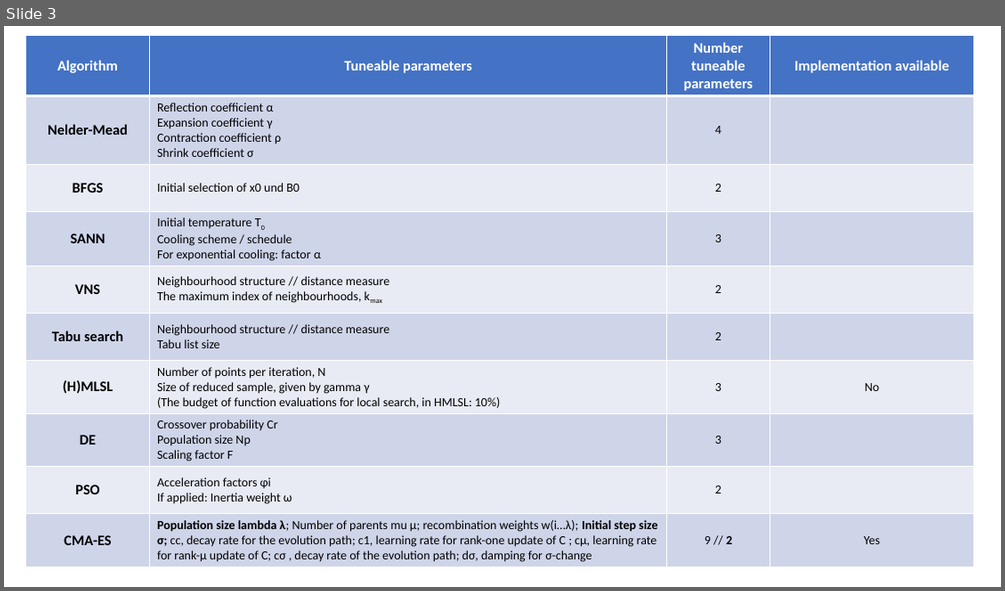
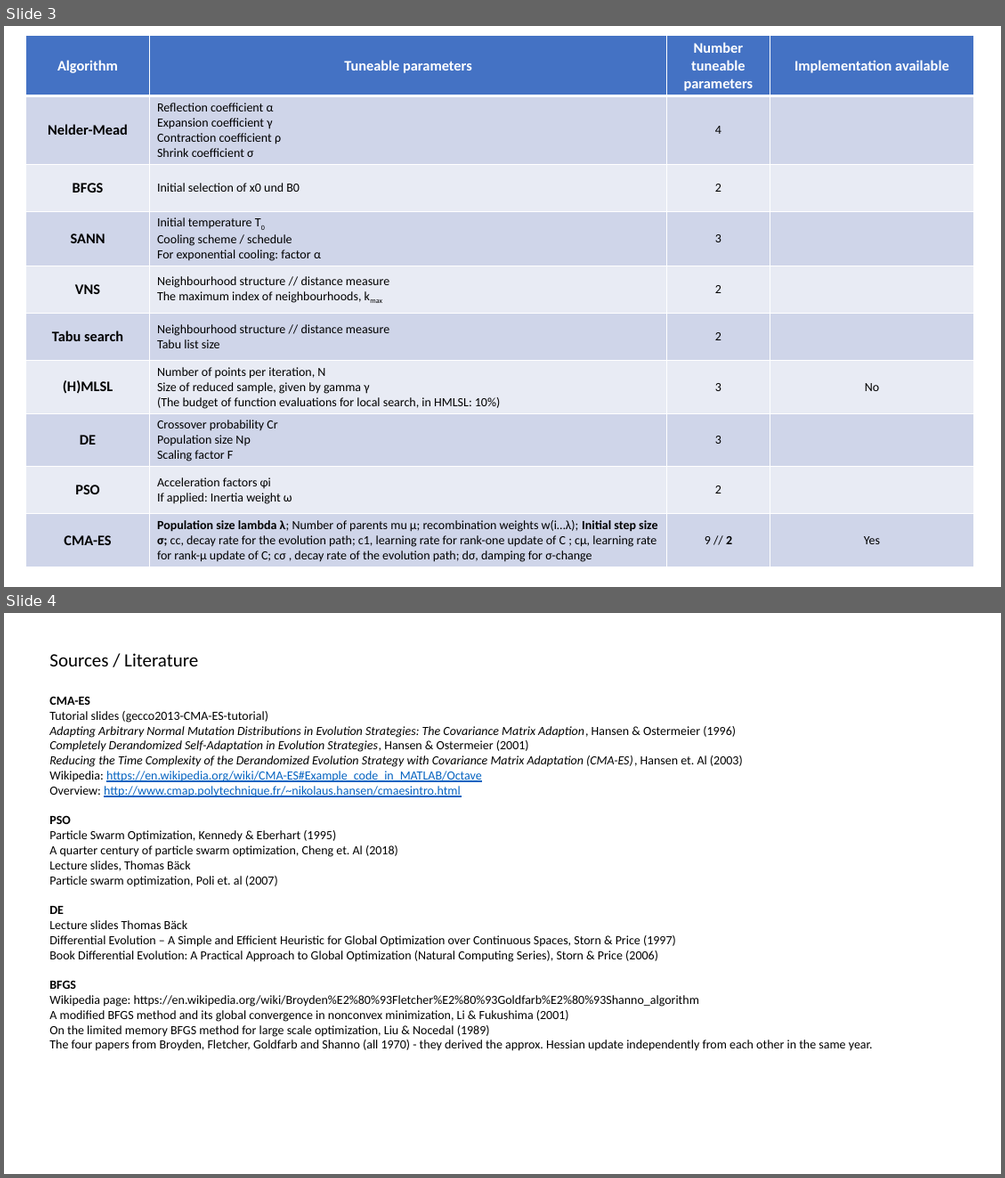
Before and after one commit to Schroedo1994/Realizing_dynAS, a slide deck: algorithm-overview.pptx. Shown one above the other, each under a label of ours: slide 3 before the commit, slides 3 and 4 after it. The pictures are 1005x591 and 1005x1178 pixels, drawn with LibreOffice and Linux fonts; fonts in the diff are those of the drawing. Boxes give left, top, right and bottom in pixels: in the first picture for what was removed or moved away, otherwise in the second. Text is boxed around its words. In the diff, an @@ line names an element or a change of style, - is before the commit and + after.

```diff
--- a/algorithm-overview.pptx
+++ b/algorithm-overview.pptx
@@ slide 4 added at (4,613,1001,1174), background #FFFFFF @@
@@ text added at (49,653,873,1051), 12 pt, text #000000 @@
+Sources / Literature
+CMA-ES
+Tutorial slides (gecco2013-CMA-ES-tutorial)
+Adapting Arbitrary Normal Mutation Distributions in Evolution Strategies: The Covariance Matrix Adaption, Hansen & Ostermeier (1996)
+Completely Derandomized Self-Adaptation in Evolution Strategies, Hansen & Ostermeier (2001)
+Reducing the Time Complexity of the Derandomized Evolution Strategy with Covariance Matrix Adaptation (CMA-ES), Hansen et. Al (2003)
+Wikipedia: https://en.wikipedia.org/wiki/CMA-ES#Example_code_in_MATLAB/Octave
+Overview: http://www.cmap.polytechnique.fr/~nikolaus.hansen/cmaesintro.html
+PSO
+Particle Swarm Optimization, Kennedy & Eberhart (1995)
+A quarter century of particle swarm optimization, Cheng et. Al (2018)
+Lecture slides, Thomas Bäck
+Particle swarm optimization, Poli et. al (2007)
+DE
+Lecture slides Thomas Bäck
+Differential Evolution – A Simple and Efficient Heuristic for Global Optimization over Continuous Spaces, Storn & Price (1997)
+Book Differential Evolution: A Practical Approach to Global Optimization (Natural Computing Series), Storn & Price (2006)
+BFGS
+Wikipedia page: https://en.wikipedia.org/wiki/Broyden%E2%80%93Fletcher%E2%80%93Goldfarb%E2%80%93Shanno_algorithm
+A modified BFGS method and its global convergence in nonconvex minimization, Li & Fukushima (2001)
+On the limited memory BFGS method for large scale optimization, Liu & Nocedal (1989)
+The four papers from Broyden, Fletcher, Goldfarb and Shanno (all 1970) - they derived the approx. Hessian update independently from each other in the same year.
```
Also in this commit, not shown: 1 other slide added, 1 other file.
